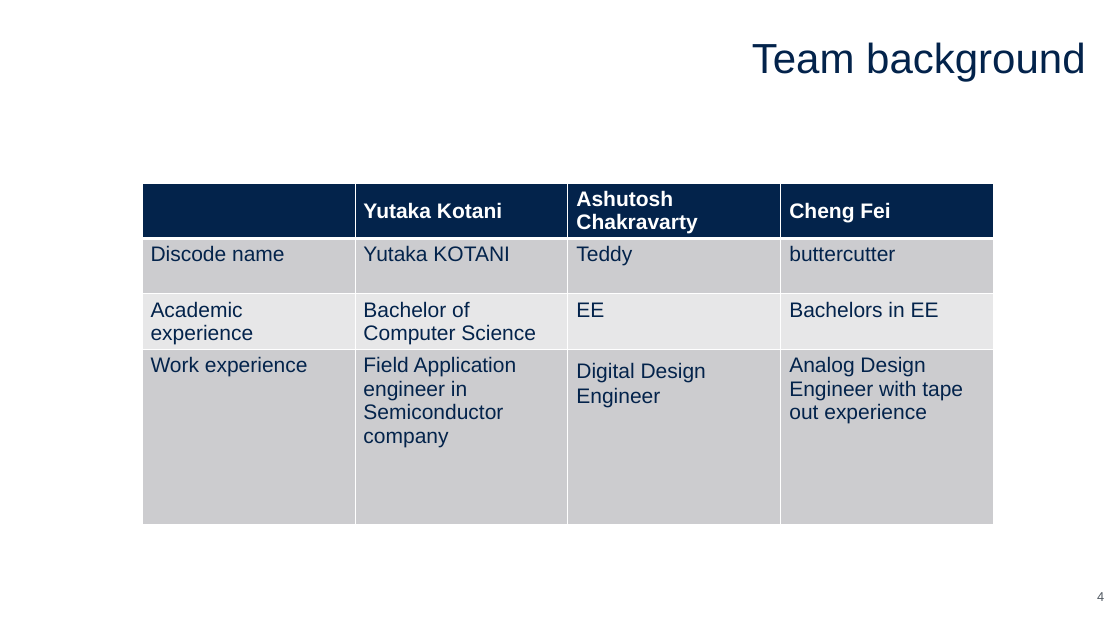
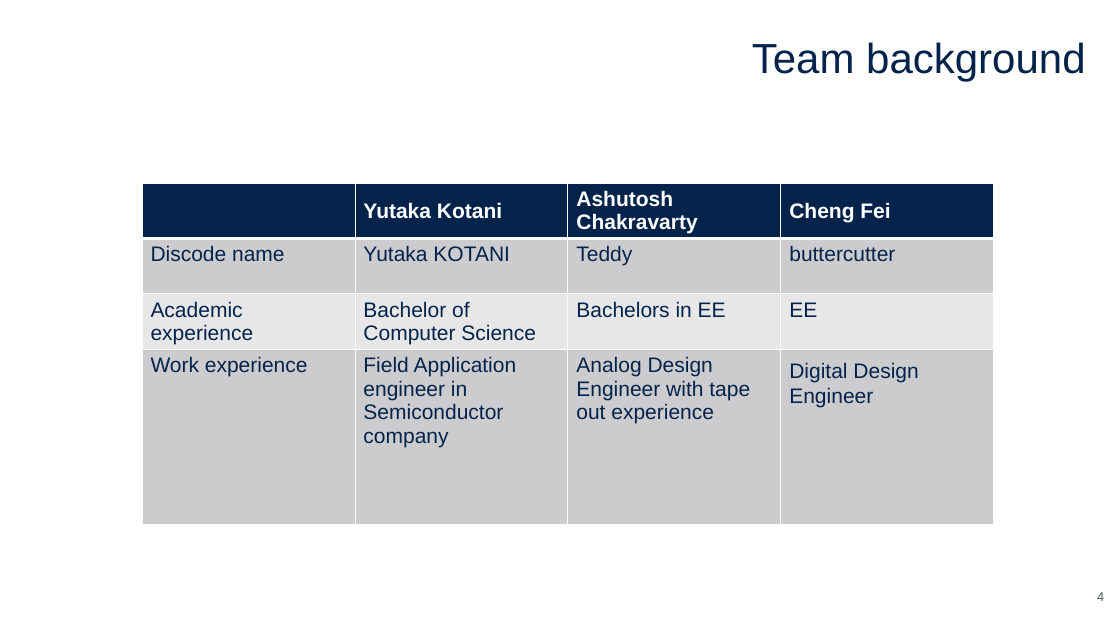
Before and after one commit to yutaka-kotani-stj/2026_sscs_gf180, a slide deck: slide 4 of proposal/proposal_super_long_wave.pptx. Drawn at 1120x630 pixels with LibreOffice and Linux fonts; fonts in the diff are those of the drawing. Boxes give left, top, right and bottom in pixels: in the first picture for what was removed or moved away, otherwise in the second. Text is boxed around its words. In the diff, an @@ line names an element or a change of style, - is before the commit and + after.

Commit message:
updated proposal ppt and pdf

```diff
--- a/proposal/proposal_super_long_wave.pptx
+++ b/proposal/proposal_super_long_wave.pptx
@@ table at (142,183,996,535) @@
-row 3, column 3: EE
+row 3, column 3: Bachelors in EE
-row 3, column 4: Bachelors in EE
+row 3, column 4: EE
-row 4, column 3: Digital Design Engineer
+row 4, column 3: Analog Design Engineer with tape out experience
-row 4, column 4: Analog Design Engineer with tape out experience
+row 4, column 4: Digital Design Engineer
```
Also in this commit, not shown: 1 other file.
